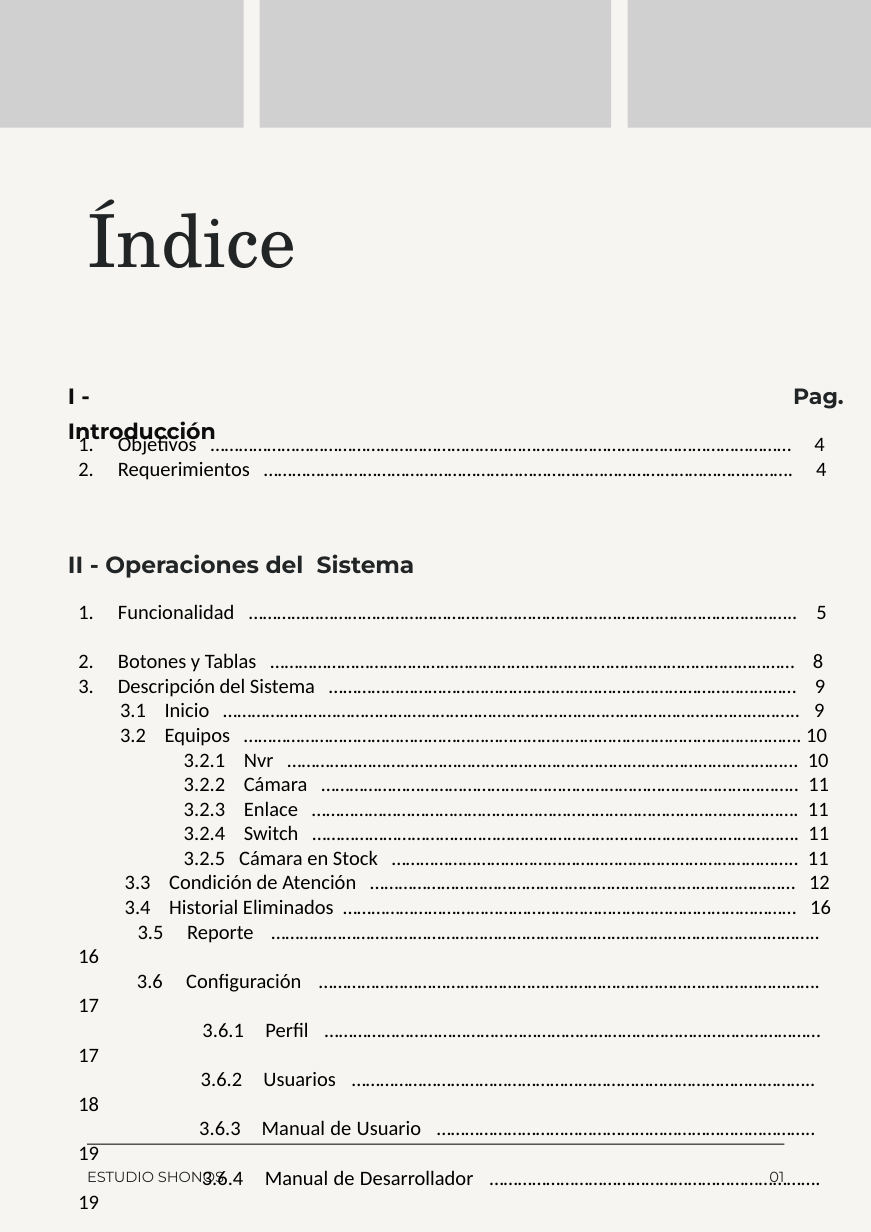
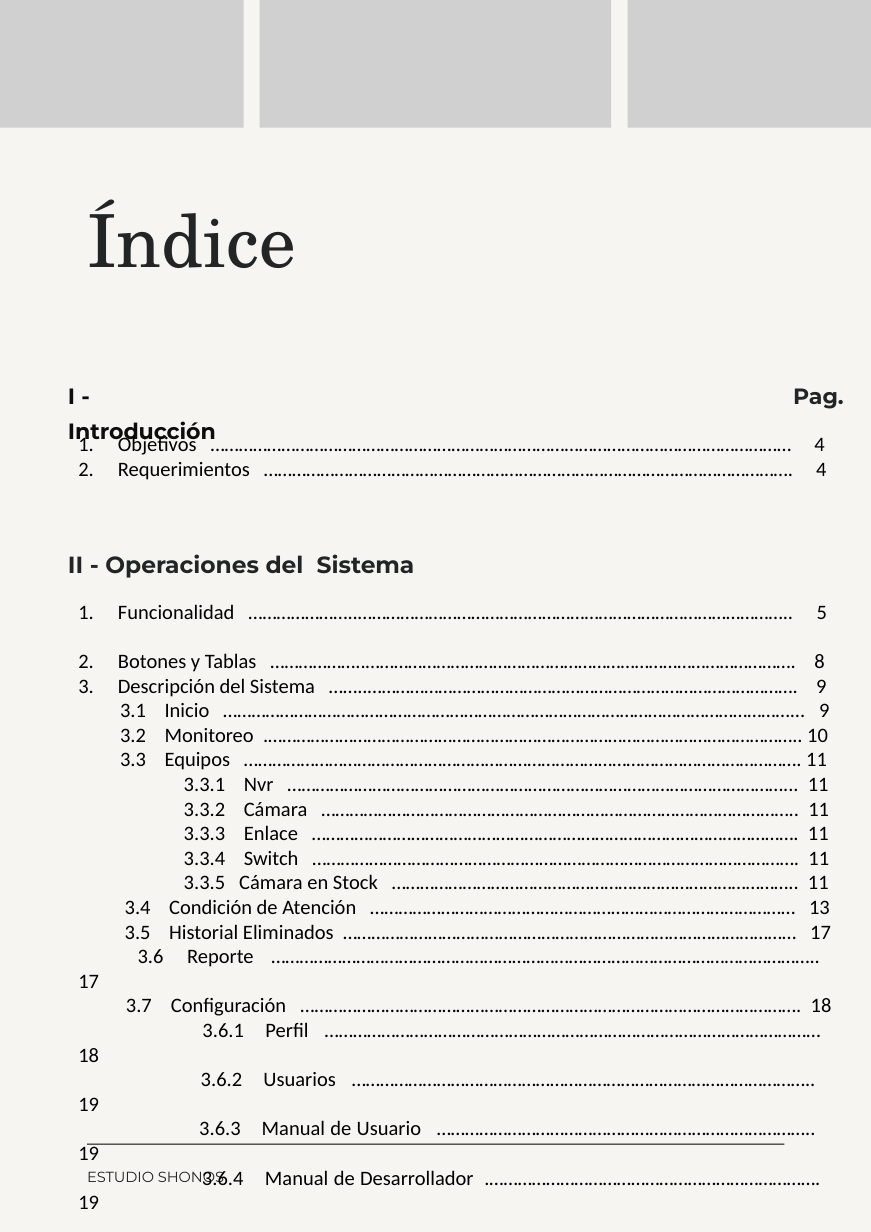
Before and after one commit to moreno-manuel/Pasantia-CVG-FMO, a slide deck: slide 3 of public/files/Manual de Usuario.pptx. Drawn at 871x1232 pixels with LibreOffice and Linux fonts; fonts in the diff are those of the drawing; grey boxes stand for pictures. Boxes give left, top, right and bottom in pixels: in the first picture for what was removed or moved away, otherwise in the second. Text is boxed around its words. In the diff, an @@ line names an element or a change of style, - is before the commit and + after.

```diff
--- a/public/files/Manual de Usuario.pptx
+++ b/public/files/Manual de Usuario.pptx
@@ text at bbox=[78, 604, 832, 1086]: text changed @@
-1. Funcionalidad …………………………………………………………………………………………………….. 5
-2. Botones y Tablas ………………………………………………………………………………………………… 8
-3. Descripción del Sistema ……………………………………………………………………………………… 9
-3.1 Inicio ………………………………………………………………………………………………………….. 9
-3.2 Equipos ………………………………………………………………………………………………………. 10
-3.2.1 Nvr ……………………………………………………………………………………………... 10
-3.2.2 Cámara ……………………………………………………………………………………….. 11
-3.2.3 Enlace …………………………………………………………………………………………. 11
-3.2.4 Switch …………………………………………………………………………………………. 11
-3.2.5 Cámara en Stock ………………………………………………………………………….. 11
-3.3 Condición de Atención ……………………………………………………………………………… 12
-3.4 Historial Eliminados …………………………………………………………………………………… 16
-3.5 Reporte …………………………………………………………………………………………………….. 16
-3.6 Configuración ……………………………………………………………………………………………. 17
-3.6.1 Perfil …………………………………………………………………………………………… 17
-3.6.2 Usuarios …………………………………………………………………………………….. 18
+1. Funcionalidad …………………..……………………………………………………………………………….. 5
+2. Botones y Tablas ………………..………………………………………………………………………………. 8
+3. Descripción del Sistema ……..………………………………………………………………………………. 9
+3.1 Inicio …………………………………………………………………………………………………………... 9
+3.2 Monitoreo .………………………………………………………………………………………………….. 10
+3.3 Equipos ………………………………………………………………………………………………………. 11
+3.3.1 Nvr ……………………………………………………………………………………………... 11
+3.3.2 Cámara ……………………………………………………………………………………….. 11
+3.3.3 Enlace …………………………………………………………………………………………. 11
+3.3.4 Switch …………………………………………………………………………………………. 11
+3.3.5 Cámara en Stock ………………………………………………………………………….. 11
+3.4 Condición de Atención ……………………………………………………………………………… 13
+3.5 Historial Eliminados …………………………………………………………………………………… 17
+3.6 Reporte …………………………………………………………………………………………………….. 17
+3.7 Configuración ……………………………………………………………………………………………. 18
+3.6.1 Perfil …………………………………………………………………………………………… 18
+3.6.2 Usuarios …………………………………………………………………………………….. 19
@@ text at bbox=[78, 1097, 473, 1185]: text changed @@
-3.6.4 Manual de Desarrollador ……………………………………………………………. 19
+3.6.4 Manual de Desarrollador .……………………………………………………………. 19
@@ text removed at bbox=[769, 1171, 784, 1185] @@
-01
```
Also in this commit, not shown: 15 other slides changed, 1 slide added, 19 other files.
